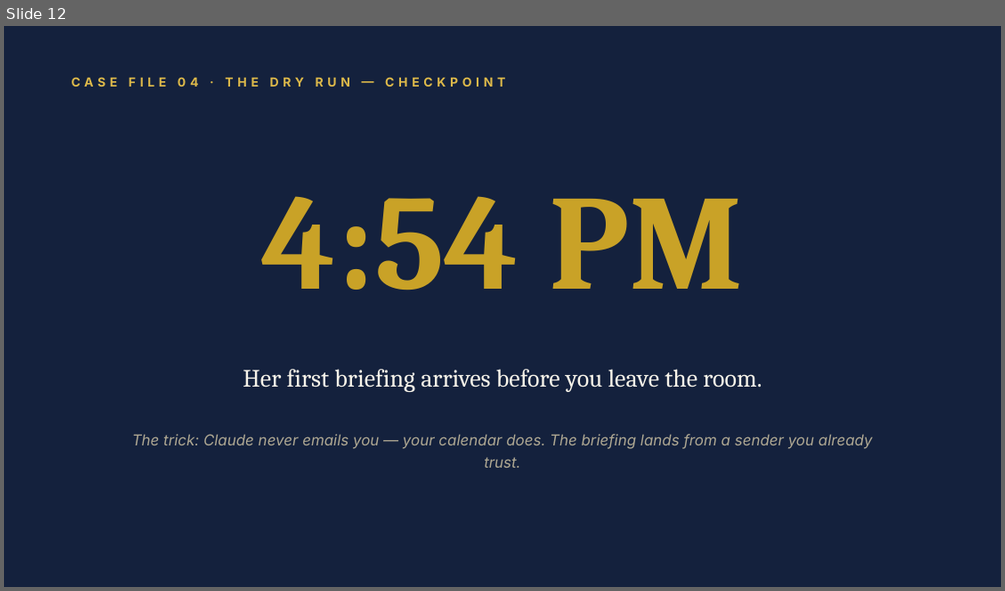
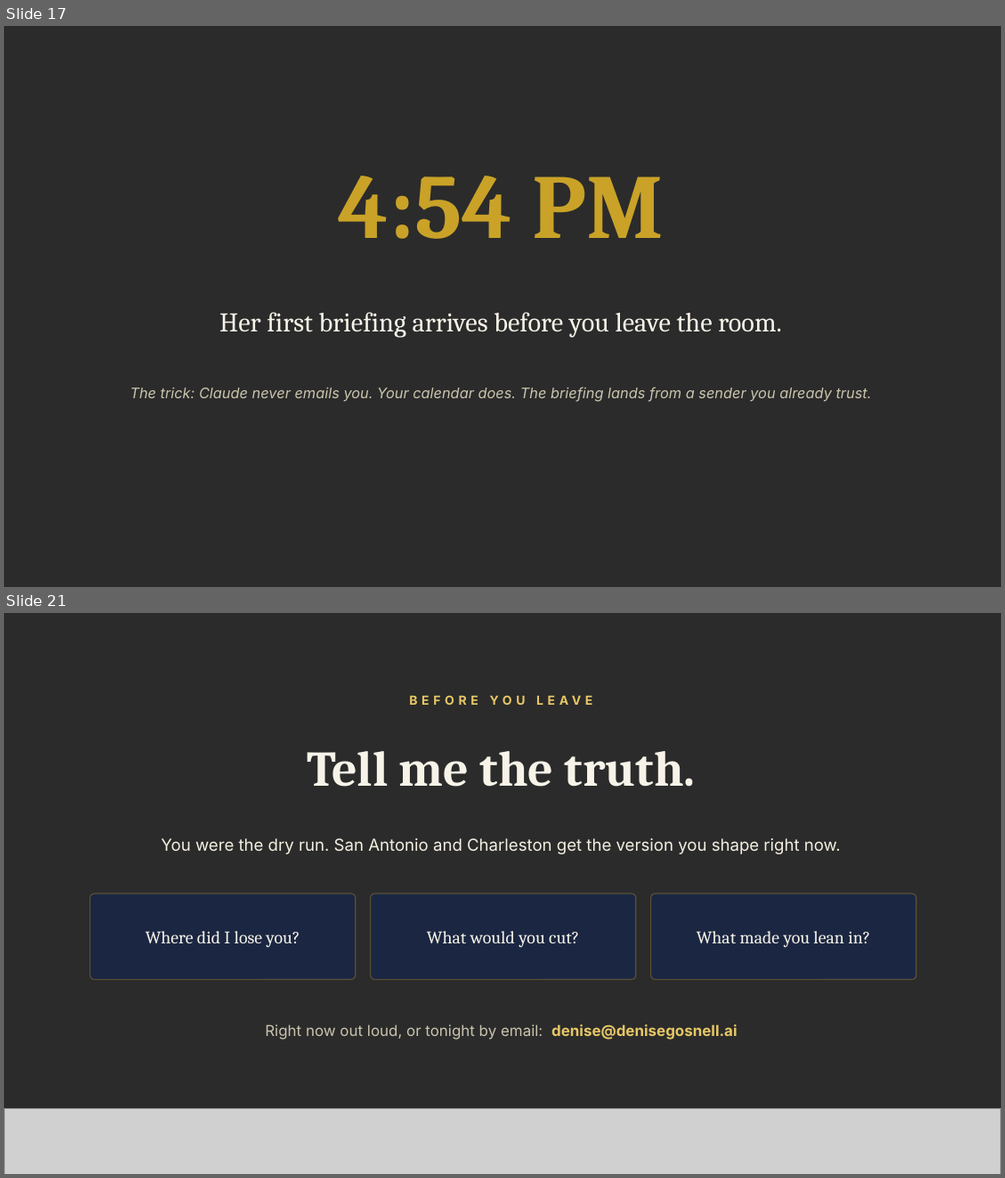
Before and after one commit to denisekgosnell/Donna, a slide deck: assets/build-your-own-donna.pptx. Shown one above the other, each under a label of ours: slide 12 before the commit, slides 17 and 21 after it; the slides between them are not shown. The pictures are 1005x591 and 1005x1178 pixels, drawn with LibreOffice and Linux fonts; fonts in the diff are those of the drawing; grey boxes stand for pictures; background and template pictures are left out; a plain dark background stands for a picture behind light text. Boxes give left, top, right and bottom in pixels: in the first picture for what was removed or moved away, otherwise in the second. Text is boxed around its words. In the diff, an @@ line names an element or a change of style, - is before the commit and + after.

```diff
--- a/assets/build-your-own-donna.pptx
+++ b/assets/build-your-own-donna.pptx
@@ slide 21 added at (4,613,1001,1174), background picture (left out) @@
@@ text added at (72,688,931,712), 12 pt, text #E7C766, bold @@
+BEFORE YOU LEAVE
@@ text added at (307,751,696,787), 48 pt, text #F7F3E9, bold @@
+Tell me the truth.
@@ text added at (161,838,841,854), 16 pt, text #F4EFE1 @@
+You were the dry run. San Antonio and Charleston get the version you shape right now.
@@ rounded rectangle added at (90,893,356,980), fill #1B2742, outline #595235 1 pt @@
@@ rounded rectangle added at (371,893,636,980), fill #1B2742, outline #595235 1 pt @@
@@ rounded rectangle added at (651,893,916,980), fill #1B2742, outline #595235 1 pt @@
@@ text added at (146,931,299,948), 17 pt, text #F7F3E9 @@
+Where did I lose you?
@@ text added at (427,931,579,948), 17 pt, text #F7F3E9 @@
+What would you cut?
@@ text added at (696,931,870,948), 17 pt, text #F7F3E9 @@
+What made you lean in?
@@ text added at (265,1024,736,1039), 14.5 pt, text #CBC4AE @@
+Right now out loud, or tonight by email: denise@denisegosnell.ai
@@ picture added at (4,1108,1001,1174) @@
@@ what was slide 12 is now slide 17 @@
@@ slide 17 changed as well @@
@@ background #14213D to picture (left out) @@
@@ text removed at (72,77,505,87) @@
-CASE FILE 04 · THE DRY RUN — CHECKPOINT
@@ text "4:54 PM" at (339,176,664,239): size 130 to 88 pt @@
@@ text "Her first briefing arrives before ...": place and size @@
-text "Her first briefing arrives before ..." at (243,369,761,392)
+text "Her first briefing arrives before ..." at (219,312,782,338)
@@ text "Her first briefing arrives before ..." at (219,312,782,338): size 24 to 26 pt @@
@@ text at (130,386,872,402): text changed; size 14.5 to 14 pt; text colour #AFA893 to #CBC4AE @@
-The trick: Claude never emails you — your calendar does. The briefing lands from a sender you already trust.
+The trick: Claude never emails you. Your calendar does. The briefing lands from a sender you already trust.
```
Also in this commit, not shown: 13 other slides changed, 6 other slides added, 9 other files.
